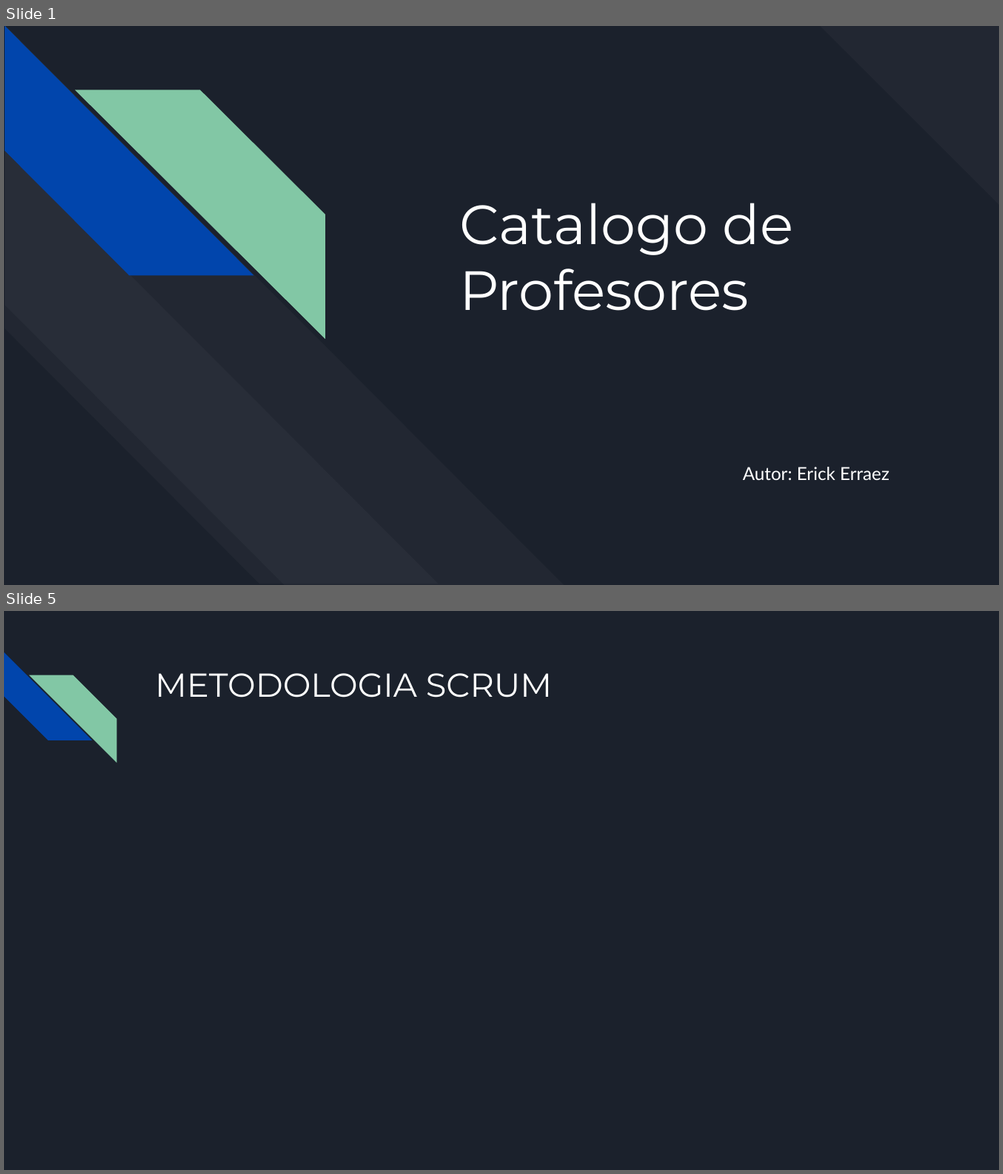
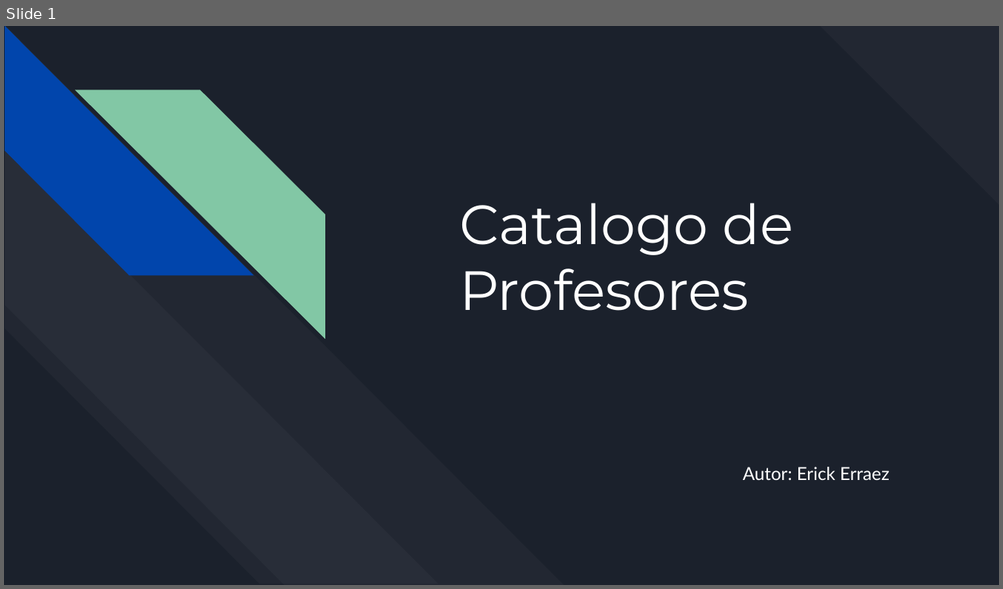
Before and after one commit to ErickErraez/Profesores, a slide deck: Documentacion/ProyectoFinalSegundo.pptx. Shown one above the other, each under a label of ours: slides 1 and 5 before the commit, slide 1 after it; the slides between them are not shown. The pictures are 1003x1174 and 1003x589 pixels, drawn with LibreOffice and Linux fonts; fonts in the diff are those of the drawing. Boxes give left, top, right and bottom in pixels: in the first picture for what was removed or moved away, otherwise in the second. Text is boxed around its words. In the diff, an @@ line names an element or a change of style, - is before the commit and + after.

```diff
--- a/Documentacion/ProyectoFinalSegundo.pptx
+++ b/Documentacion/ProyectoFinalSegundo.pptx
@@ slide 5 removed at (4, 611, 999, 1170), background #1B212C @@
@@ diag stripe removed at (4, 652, 91, 741) @@
@@ diag stripe removed at (29, 675, 116, 762) @@
@@ title removed at (155, 673, 552, 698) @@
-METODOLOGIA SCRUM
```
Also in this commit, not shown: 2 slides changed, 5 slides added, 2 other slides removed, 14 other files.
